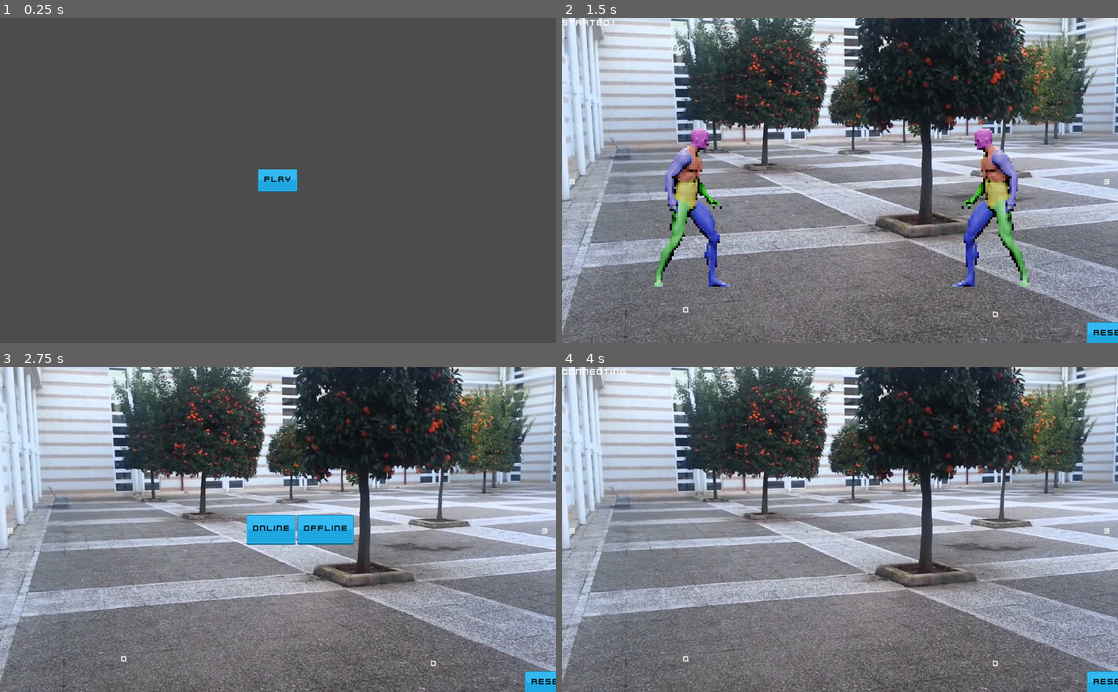
Above: before the commit, frames 1-4 (two rows, left to right).
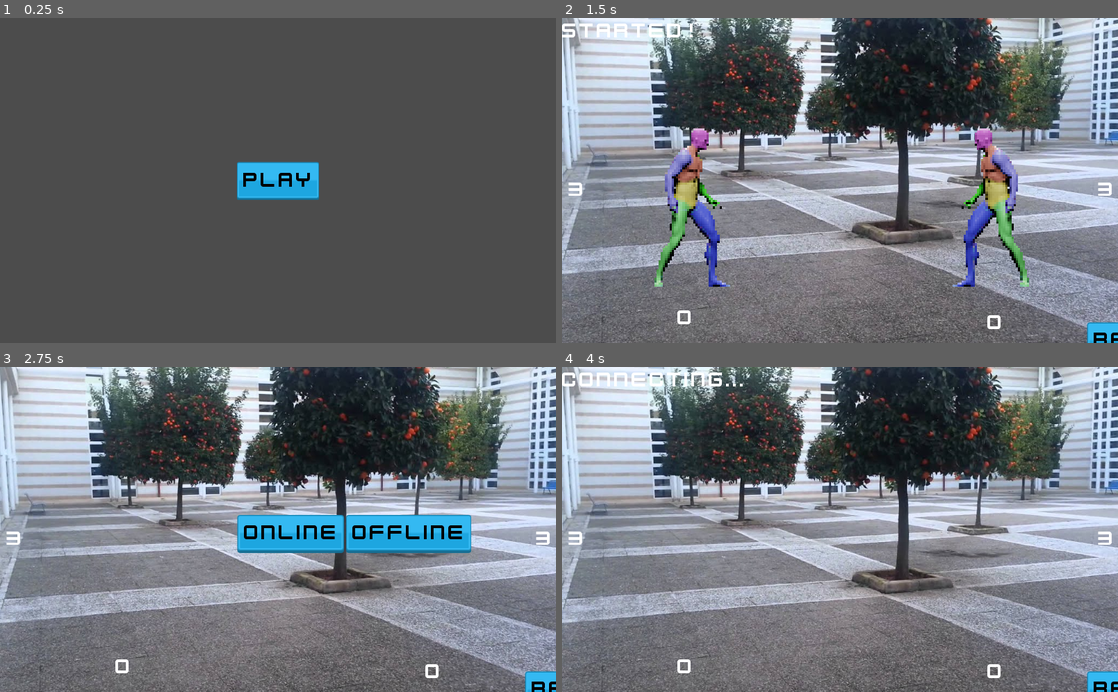
Above: after the commit, the same moments.

Repository: FrachLouz/Project_UCOFighters
Game: Godot game, scene res://src/StartScreen.tscn
Same seed, same stepped clock (60 frames per second), same inputs: the game is played once before the commit and once after it. The engine's default icon, where the game draws it, is replaced by a stand-in: a white triangle on a blue panel in a dark square.
Inputs (mouse positions are in pixels of both pictures, inside the frame that each line leads up to):
- Up to frame 1 (0.25 s): no input
- Up to frame 2 (1.5 s): click "PLAY" at 0.5 s; click "OFFLINE" at 1.25 s
- Up to frame 3 (2.75 s): click (550, 682) at 2 s, where only the run before the commit has a clickable "Reset"
- Up to frame 4 (4 s): click "ONLINE" at 2.75 s; click "Client" at 3.5 s

The runs differ from the first frame. In frame 1, 1.4% of the frame differs, in the area x 42-58%, y 44-56%; in frame 2, 47%; in frame 3, 50%, in the area x 0-100%, y 0-100%; in frame 4, 50%.

Commit message:
minor visual fixing. MISMATCH BUG DETECTED

Diff:
--- /dev/null
+++ b/src/Environment/Shield.tscn
@@ -0,0 +1,10 @@
+[gd_scene load_steps=2 format=2]
+
+[ext_resource path="res://assets/sprites/Shield-PNG-Picture-4091217911.png" type="Texture" id=1]
+
+[node name="Node2D" type="Node2D"]
+
+[node name="Sprite" type="Sprite" parent="."]
+position = Vector2( -2.28882e-05, 0 )
+scale = Vector2( 0.016, 0.016 )
+texture = ExtResource( 1 )
--- /dev/null
+++ b/src/Environment/Wall.tscn
@@ -0,0 +1,11 @@
+[gd_scene load_steps=2 format=2]
+
+[sub_resource type="RectangleShape2D" id=1]
+extents = Vector2( 10, 308.5 )
+
+[node name="Wall" type="KinematicBody2D"]
+
+[node name="CollisionShape2D" type="CollisionShape2D" parent="."]
+position = Vector2( 0, 298.5 )
+shape = SubResource( 1 )
+one_way_collision = true
--- a/src/Main.tscn
+++ b/src/Main.tscn
@@ -17,9 +17,9 @@
 anchor_top = 0.5
 anchor_right = 0.5
 anchor_bottom = 0.5
-margin_left = -58.0
+margin_left = -75.0
 margin_top = -27.5
-margin_right = 56.0
+margin_right = 75.0
 margin_bottom = 27.5
 
 [node name="OnlineButton" type="Button" parent="CanvasLayer/MainMenu"]
@@ -38,65 +38,66 @@
 anchor_top = 0.5
 anchor_right = 0.5
 anchor_bottom = 0.5
-margin_left = -145.0
-margin_top = -72.0
-margin_right = 145.0
-margin_bottom = 72.0
-theme = ExtResource( 5 )
+margin_left = -280.0
+margin_top = -126.5
+margin_right = 280.0
+margin_bottom = 126.5
+theme = ExtResource( 5 )
+custom_constants/close_h_ofs = 0
 window_title = "Online"
 
 [node name="GridContainer" type="GridContainer" parent="CanvasLayer/ConnectionPanel"]
 margin_left = 7.0
 margin_top = 7.0
-margin_right = 280.0
-margin_bottom = 107.0
+margin_right = 551.0
+margin_bottom = 248.0
 columns = 2
 
 [node name="HostLabel" type="Label" parent="CanvasLayer/ConnectionPanel/GridContainer"]
-margin_right = 134.0
-margin_bottom = 18.0
+margin_right = 270.0
+margin_bottom = 45.0
 size_flags_horizontal = 3
 size_flags_vertical = 2
 text = "Host:"
 
 [node name="HostField" type="LineEdit" parent="CanvasLayer/ConnectionPanel/GridContainer"]
-margin_left = 138.0
-margin_right = 272.0
-margin_bottom = 39.4343
+margin_left = 274.0
+margin_right = 544.0
+margin_bottom = 66.4343
 size_flags_horizontal = 3
 size_flags_vertical = 2
 text = "127.0.0.1"
 
 [node name="PortLabel" type="Label" parent="CanvasLayer/ConnectionPanel/GridContainer"]
-margin_top = 43.0
-margin_right = 134.0
-margin_bottom = 61.0
+margin_top = 81.0
+margin_right = 270.0
+margin_bottom = 126.0
 size_flags_horizontal = 3
 size_flags_vertical = 2
 text = "Client:"
 
 [node name="PortField" type="LineEdit" parent="CanvasLayer/ConnectionPanel/GridContainer"]
-margin_left = 138.0
-margin_top = 43.0
-margin_right = 272.0
-margin_bottom = 82.4343
+margin_left = 274.0
+margin_top = 81.0
+margin_right = 544.0
+margin_bottom = 147.434
 size_flags_horizontal = 3
 size_flags_vertical = 2
 text = "9999"
 
 [node name="HostButton" type="Button" parent="CanvasLayer/ConnectionPanel/GridContainer"]
-margin_top = 86.0
-margin_right = 134.0
-margin_bottom = 128.251
+margin_top = 162.0
+margin_right = 270.0
+margin_bottom = 231.251
 size_flags_horizontal = 3
 size_flags_vertical = 2
 text = "Host"
 
 [node name="ClientButton" type="Button" parent="CanvasLayer/ConnectionPanel/GridContainer"]
-margin_left = 138.0
-margin_top = 86.0
-margin_right = 272.0
-margin_bottom = 128.251
+margin_left = 274.0
+margin_top = 162.0
+margin_right = 544.0
+margin_bottom = 231.251
 size_flags_horizontal = 3
 size_flags_vertical = 2
 text = "Client"
@@ -123,15 +124,14 @@
 text = "Regaining Sync..."
 
 [node name="WinScreenLabel" type="Label" parent="CanvasLayer"]
-visible = false
 anchor_left = 0.5
 anchor_top = 0.5
 anchor_right = 0.5
 anchor_bottom = 0.5
-margin_left = -127.0
-margin_top = -9.0
-margin_right = 127.0
-margin_bottom = 9.0
+margin_left = -250.0
+margin_top = -63.5
+margin_right = 250.0
+margin_bottom = 63.5
 theme = ExtResource( 5 )
 align = 1
 valign = 1
@@ -139,9 +139,10 @@
 [node name="HostShields" type="Label" parent="CanvasLayer"]
 anchor_top = 0.5
 anchor_bottom = 0.5
+margin_left = 9.0
 margin_top = -7.0
-margin_right = 40.0
-margin_bottom = 7.0
+margin_right = 49.0
+margin_bottom = 38.0
 theme = ExtResource( 5 )
 text = "3"
 align = 1
@@ -195,7 +196,7 @@
 layer = -1
 
 [node name="BackGroundSprite" type="Sprite" parent="BackGround"]
-position = Vector2( 520, 287 )
+position = Vector2( 477, 299 )
 texture = ExtResource( 4 )
 
 [node name="AudioStreamPlayer" type="AudioStreamPlayer" parent="."]
--- a/src/Player/Player.gd
+++ b/src/Player/Player.gd
@@ -199,6 +199,8 @@
 		$MoveBackSprites.visible = false
 		$IdleSprites.visible = true
 	else:
+		$MoveSprites.visible = false
+		$MoveBackSprites.visible = false
 		$HitSprites.visible = true
 		$IdleSprites.visible = false
 		hit_animation.play("HitAnimation")
--- a/src/StartScreen.tscn
+++ b/src/StartScreen.tscn
@@ -15,14 +15,14 @@
 anchor_top = 0.5
 anchor_right = 0.5
 anchor_bottom = 0.5
-margin_left = -37.0
-margin_top = -21.0
-margin_right = 37.0
-margin_bottom = 21.0
+margin_left = -76.5
+margin_top = -34.5
+margin_right = 76.5
+margin_bottom = 34.5
 
 [node name="StartButton" type="Button" parent="CanvasLayer/StartMenu"]
-margin_right = 73.3241
-margin_bottom = 42.251
+margin_right = 153.324
+margin_bottom = 69.251
 theme = ExtResource( 2 )
 text = "PLAY"
 
--- a/themes/kenneyUI-blue.tres
+++ b/themes/kenneyUI-blue.tres
@@ -174,8 +174,8 @@
 region_rect = Rect2( 1051, 317, 4, 100 )
 
 [sub_resource type="DynamicFont" id=31]
+size = 40
 use_mipmaps = true
-use_filter = true
 font_data = ExtResource( 2 )
 
 [resource]
@@ -234,6 +234,7 @@
 HSlider/styles/grabber_area = SubResource( 17 )
 HSlider/styles/grabber_area_highlight = SubResource( 17 )
 HSlider/styles/slider = SubResource( 17 )
+Label/fonts/font = null
 LineEdit/colors/clear_button_color = Color( 0.88, 0.88, 0.88, 1 )
 LineEdit/colors/clear_button_color_pressed = Color( 1, 1, 1, 1 )
 LineEdit/colors/cursor_color = Color( 0.34902, 0.34902, 0.34902, 1 )
Binary file added: assets/sprites/Shield-PNG-Picture-4091217911.png
Not shown, added: assets/sprites/Shield-PNG-Picture-4091217911.png.import
